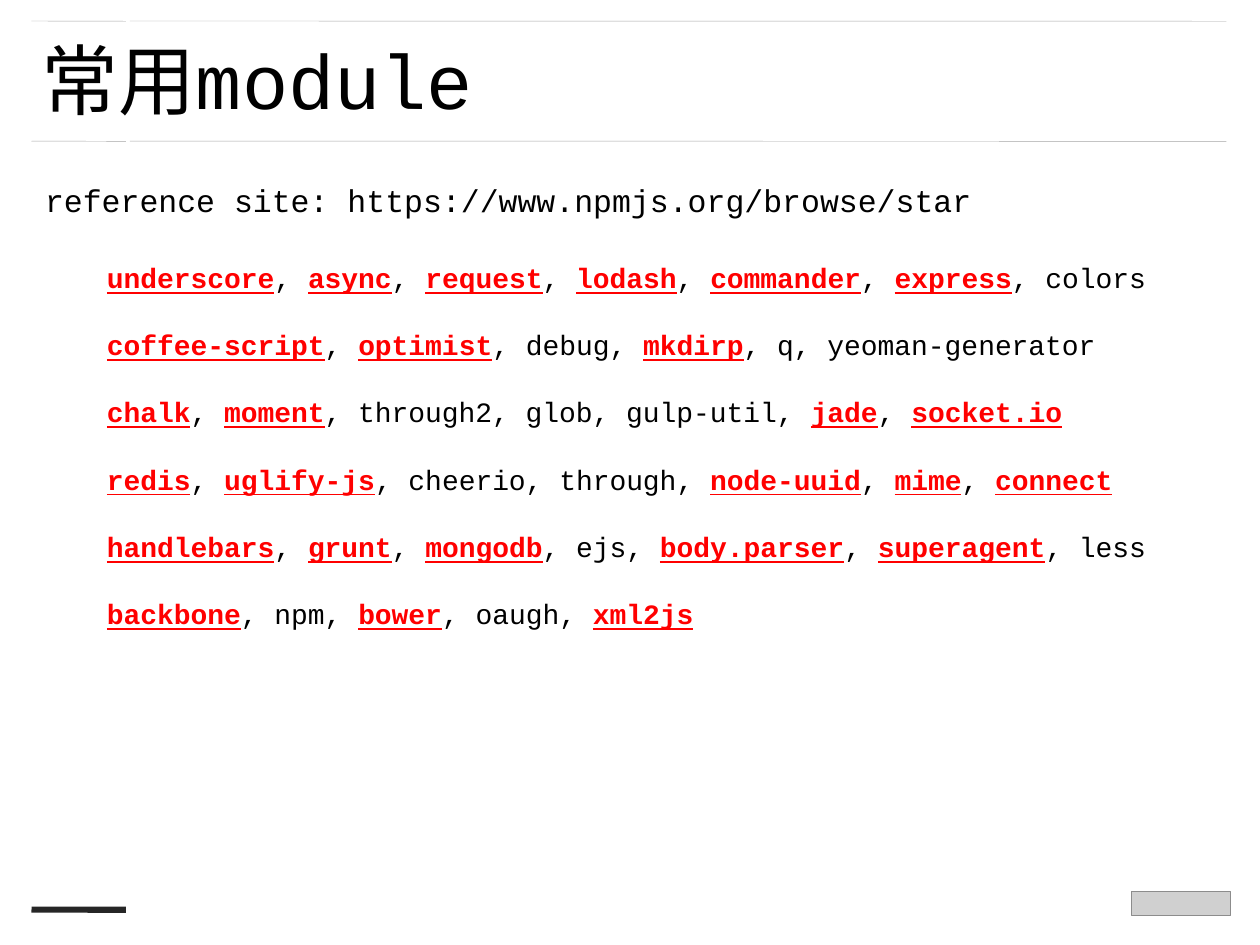
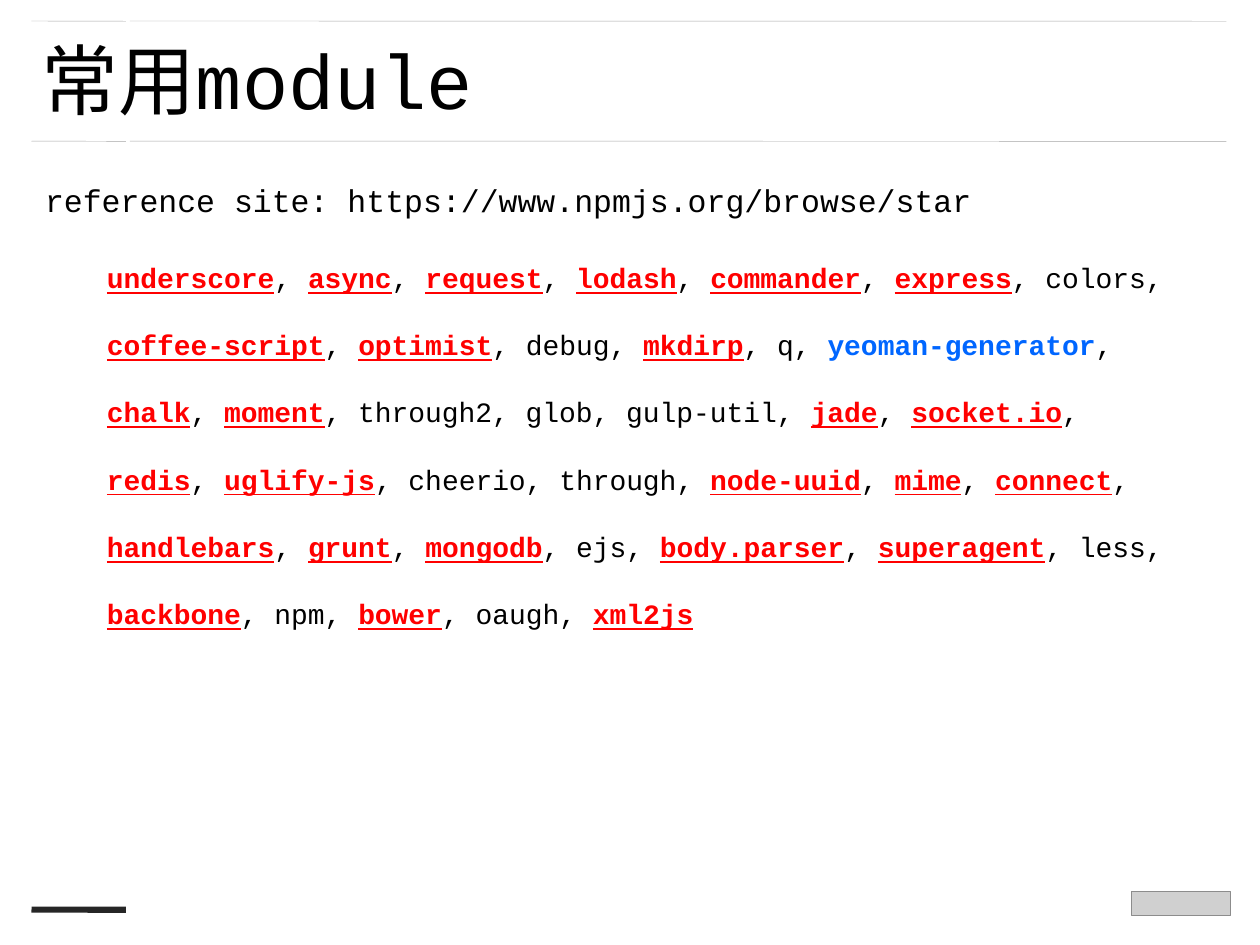
Before and after one commit to zjdgx/Study, a slide deck: slide 9 of PPT/nodejs --蒋刚.ppt. Drawn at 1260x945 pixels with LibreOffice and Linux fonts; fonts in the diff are those of the drawing; grey boxes stand for pictures. Boxes give left, top, right and bottom in pixels: in the first picture for what was removed or moved away, otherwise in the second. Text is boxed around its words. In the diff, an @@ line names an element or a change of style, - is before the commit and + after.

```diff
--- a/PPT/nodejs --蒋刚.ppt
+++ b/PPT/nodejs --蒋刚.ppt
@@ text at [107, 268, 1163, 563]: text changed @@
-underscore, async, request, lodash, commander, express, colors
-coffee-script, optimist, debug, mkdirp, q, yeoman-generator
-chalk, moment, through2, glob, gulp-util, jade, socket.io
-redis, uglify-js, cheerio, through, node-uuid, mime, connect
-handlebars, grunt, mongodb, ejs, body.parser, superagent, less
+underscore, async, request, lodash, commander, express, colors,
+coffee-script, optimist, debug, mkdirp, q, yeoman-generator,
+chalk, moment, through2, glob, gulp-util, jade, socket.io,
+redis, uglify-js, cheerio, through, node-uuid, mime, connect,
+handlebars, grunt, mongodb, ejs, body.parser, superagent, less,
```
Also in this commit, not shown: 5 other slides changed, 8 other files.
